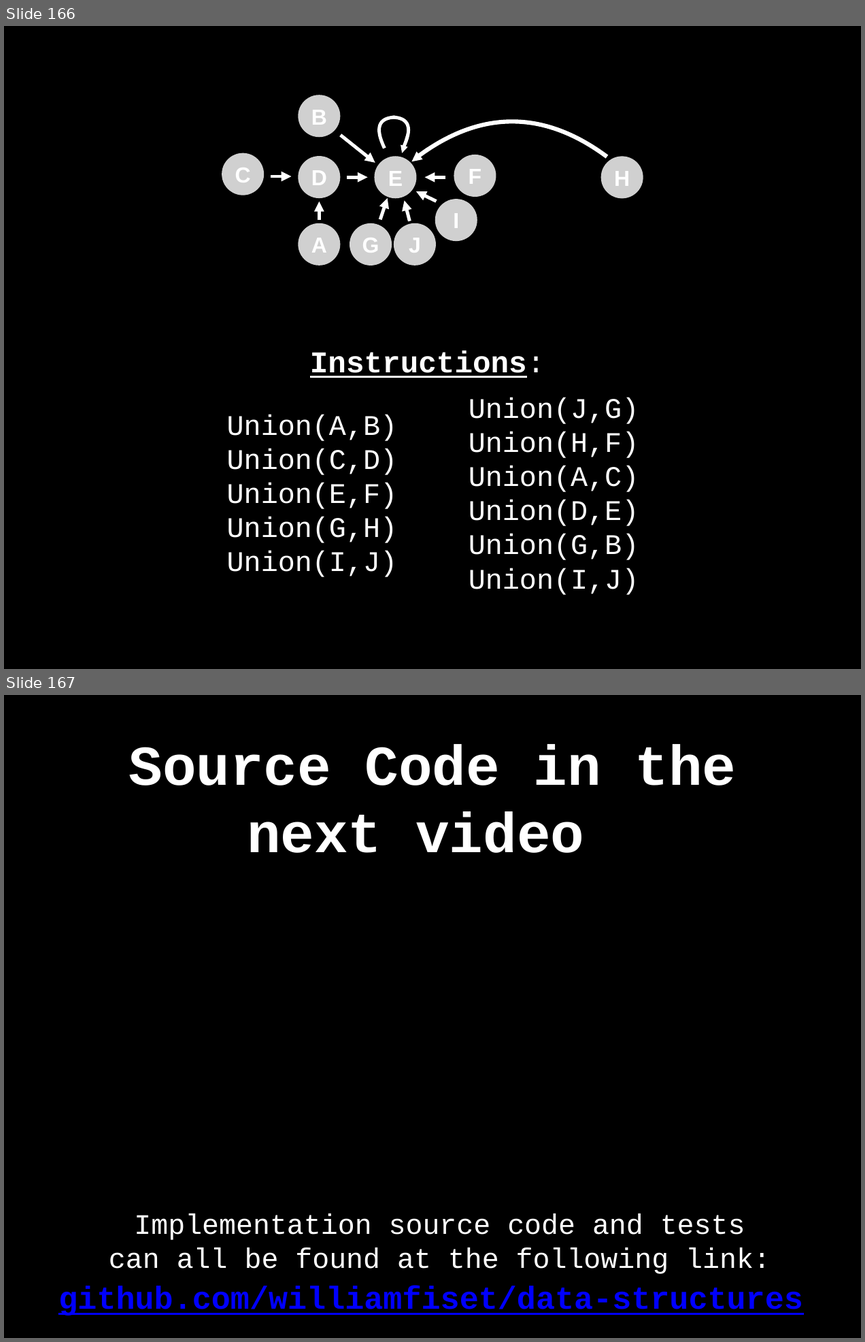
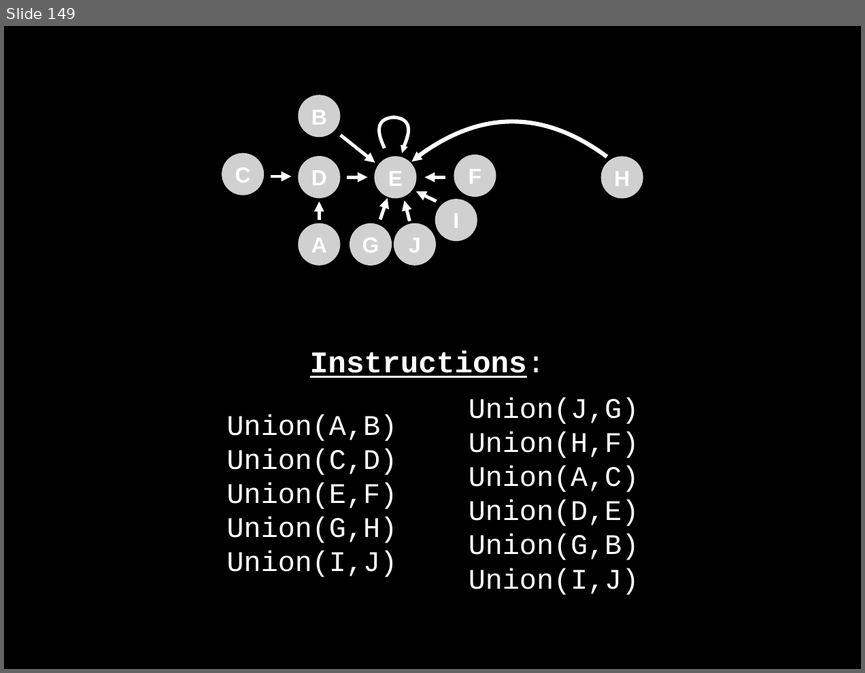
Before and after one commit to williamfiset/DEPRECATED-data-structures, a slide deck: Unionfind/presentation/UnionFind.pptx. Shown one above the other, each under a label of ours: slides 166 and 167 before the commit, slide 149 after it. The pictures are 865x1342 and 865x673 pixels, drawn with LibreOffice and Linux fonts; fonts in the diff are those of the drawing; grey boxes stand for pictures. Boxes give left, top, right and bottom in pixels: in the first picture for what was removed or moved away, otherwise in the second. Text is boxed around its words. In the diff, an @@ line names an element or a change of style, - is before the commit and + after.

```diff
--- a/Unionfind/presentation/UnionFind.pptx
+++ b/Unionfind/presentation/UnionFind.pptx
@@ slide 167 removed at (x1=4, y1=695, x2=861, y2=1338), background #000000 @@
@@ title removed at (x1=128, y1=744, x2=736, y2=853) @@
-Source Code in the
-next video
@@ text removed at (x1=109, y1=1213, x2=770, y2=1274) @@
-Implementation source code and tests can all be found at the following link:
@@ text removed at (x1=58, y1=1286, x2=803, y2=1315) @@
-github.com/williamfiset/data-structures
@@ what was slide 166 is now slide 149 @@
```
Also in this commit, not shown: 3 slides changed, 20 other slides removed, 2 other files.
